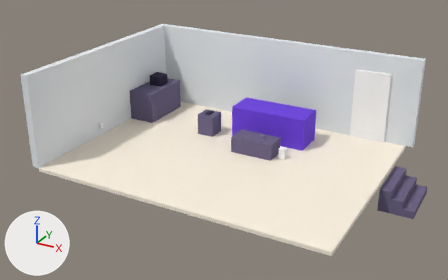
The Blender file assets-src/blender/salon_crawler.blend as it was, and as the next commit left it.
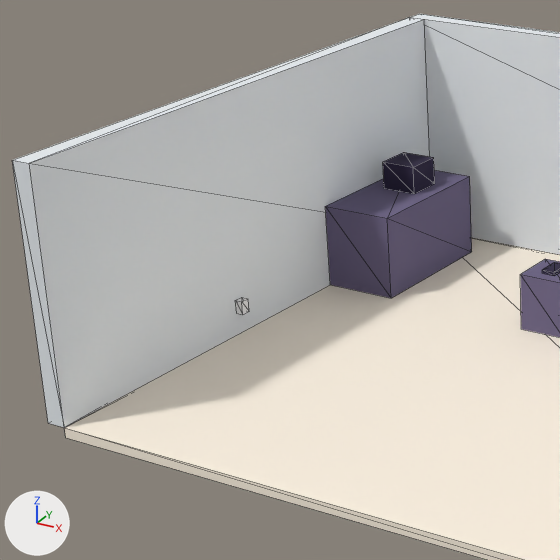
Old and new are each drawn whole from a 50 mm lens placed at (7.21, -13.39, 7.15), pointed at (-0.02, -0.24, 0.58) and again close up on the part from 4% to 47% of the width and 7% to 77% of the height. The axes (+X, +Y, +Z) are drawn at lower left. The lights are the same throughout. The older version's two pictures come first. The close-ups show mesh edges as thin lines.

The first close-up shows 'coffee_machine', 'counter', 'floor', 'side_table', 'wall_back', 'wall_side' and 2 more.
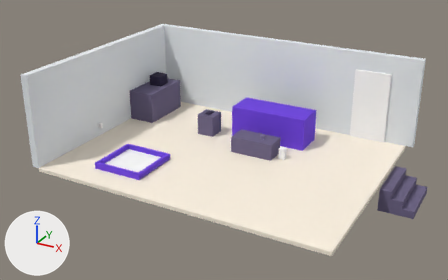
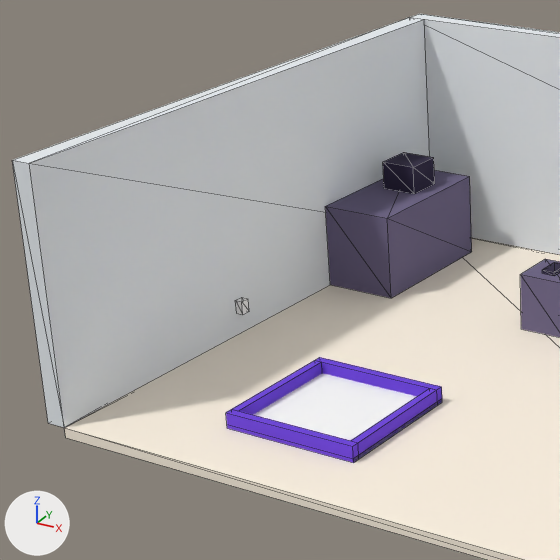
Where the change shows, as pixel boxes [x1, y1, x2, y2] in the close-ups (560 x 560 px):
'playpen', added
    after: [226, 357, 442, 463]
    faces in mat_primary (purple #6d3fe0): [226, 357, 442, 463]
    faces in mat_paper (white #ffffff): [254, 373, 440, 462]

What the commit changed:
Mesh me_playpen is new.
It consists of a box spanning x -0.7..0.7, y -0.7..0.7, z 0.0..0.04, material slot 0; a box spanning x -0.7..0.7, y -0.7..-0.62, z 0.0..0.16, material slot 1; a box spanning x -0.7..0.7, y 0.62..0.7, z 0.0..0.16, material slot 1; a box spanning x -0.7..-0.62, y -0.62..0.62, z 0.0..0.16, material slot 1; a box spanning x 0.62..0.7, y -0.62..0.62, z 0.0..0.16, material slot 1.
It uses material mat_paper (white #ffffff).
It uses material mat_primary (purple #6d3fe0).
Object 'playpen' (ob_playpen) is new; it shows me_playpen.
Its location is (-2.0, -1.6, 0.0).
